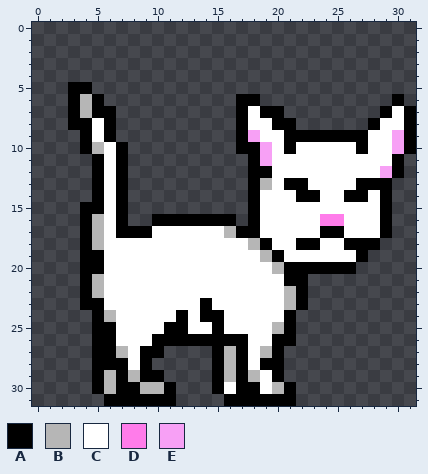
One commit to this pixel-art sprite: images/Cat/Idle_Right_1.png. The first picture shows the starting point.
The file is 96x96 pixels, drawn in blocks of 3x3; one block is one cell here.
Palette (. is transparent): A #000000  B #b6b6b6  C #ffffff  D #ff7cea  E #f7a0f5
Pixels before, first column x 3:
 5 AA...........................
 6 ABA...........AA...........A.
 7 ABAA..........ACAA........ACA
 8 AACA..........ACCAA......ACCA
 9 .ACA..........AECCAAAAAAACCEA
10 .ABCA.........AAECACCCCCACCEA
11 ..ACA..........AECCCCCCCCCCA.
12 ..ACA..........AACCCCCCCCCEA.
13 ..ACA..........ABCAACCCCAAA..
14 ..ACA..........ACCCAACCAACA..
15 .AACA..........ACCCCCCCCCCA..
16 .ABCA..AAAAAAA.ACCCCCDDCCCA..
17 .ABCAAACCCCCCBAACCCCCAACCCA..
18 .ABCCCCCCCCCCCCBACCAACCAAA...
19 .AACCCCCCCCCCCCCBACCCCCCA....
20 .AACCCCCCCCCCCCCCBAAAAAA.....
21 .ABCCCCCCCCCCCCCCCAA.........
22 .ABCCCCCCCCCCCCCCCBA.........
23 .AACCCCCCCCACCCCCCBA.........
24 ..ABCCCCCACAACCCCCA..........
25 ..AACCCCAACCACCCCBA..........
26 ..AACCCAAAAAAAACCAA..........
27 ..AABCAA....ABACBA...........
28 ..AAACA.....ABACAA...........
29 ..ABABAA....ABABCA...........
30 ..ABAABBA...ACAACBA..........
31 ...AAAAAA....AAAAAA..........
Now the later version:
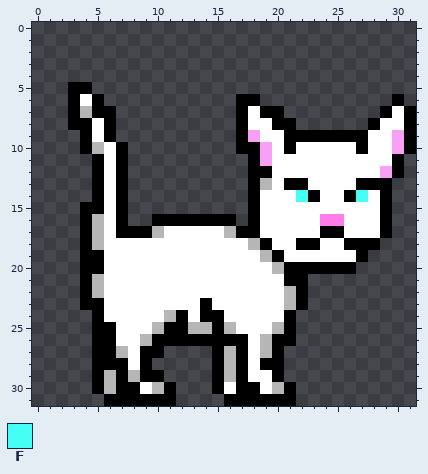
Colours new in this view: F #45fff7
Change:
{"y":6,"x":4,"old":"B","new":"C"}
{"y":14,"x":22,"old":"A","new":"F"}
{"y":14,"x":27,"old":"A","new":"F"}
{"y":17,"x":10,"old":"C","new":"B"}
{"y":24,"x":6,"old":"B","new":"C"}
{"y":24,"x":11,"old":"C","new":"B"}
{"y":25,"x":10,"old":"C","new":"B"}
{"y":25,"x":13,"old":"CC","new":"BB"}
{"y":25,"x":16,"old":"C","new":"B"}
{"y":26,"x":9,"old":"C","new":"B"}
{"y":26,"x":19,"old":"C","new":"B"}
{"y":29,"x":18,"old":"B","new":"C"}
{"y":30,"x":9,"old":"B","new":"C"}
{"label":"changed","picture_box":[80,94,92,106]}
{"label":"changed","picture_box":[296,190,308,202]}
{"label":"changed","picture_box":[356,190,368,202]}
{"label":"changed","picture_box":[152,226,164,238]}
{"label":"changed","picture_box":[104,310,272,382]}
{"label":"changed","picture_box":[140,382,152,394]}
